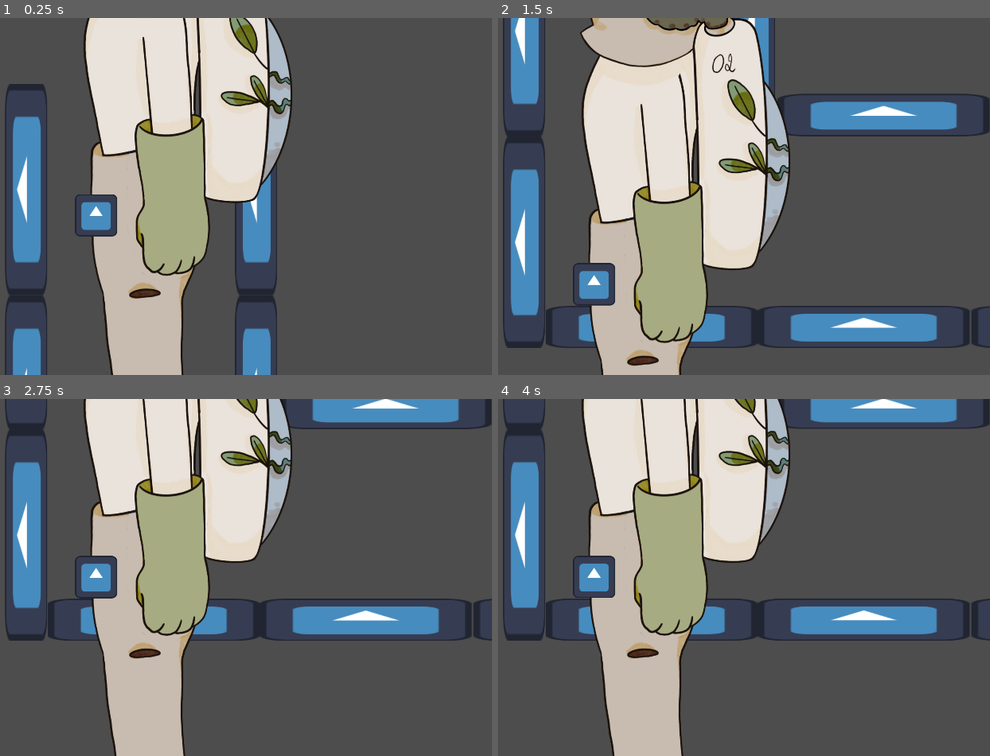
Above: before the commit, frames 1-4 (two rows, left to right).
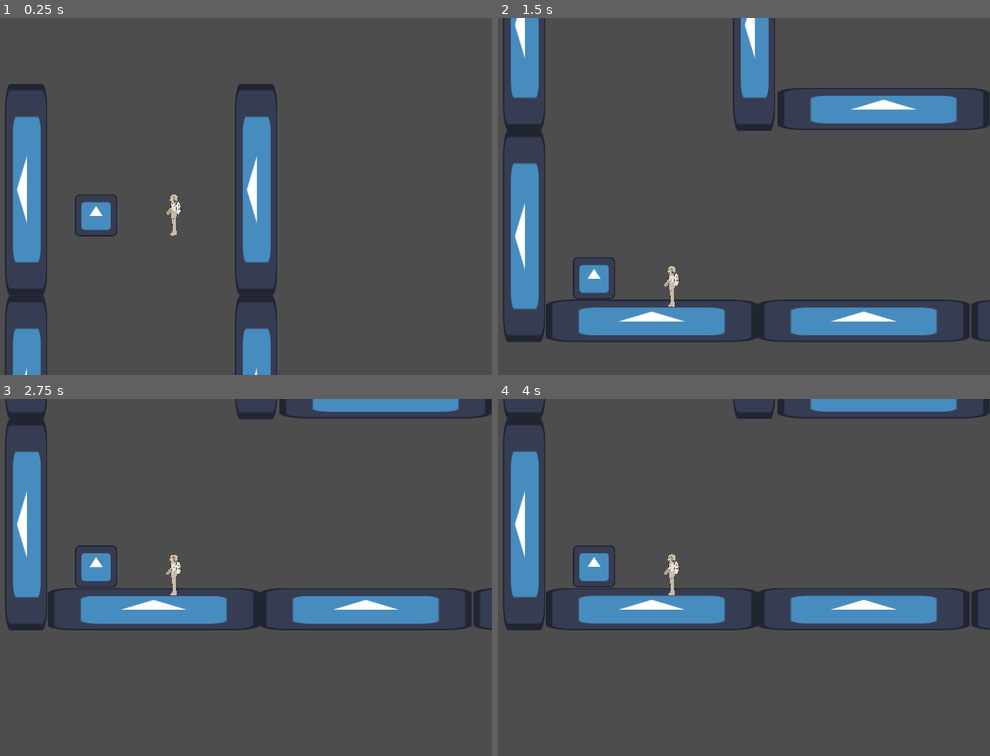
Above: after the commit, the same moments.

Repository: SPsEGS/GameJamLeMeilleurJeu
Game: Godot game, scene res://Scenes/Levels/TestScene.tscn
Two runs of this game, one before a commit and one after it. Both use one fixed random seed, a clock stepped at 60 frames per second and the inputs below. The engine's default icon, where the game draws it, is replaced by a stand-in: a white triangle on a blue panel in a dark square.
Inputs:
- Up to frame 1 (0.25 s): no input
- Up to frame 2 (1.5 s): tap Keypad 0 (p1_interact) at 0.6, 1.35 s
- Up to frame 3 (2.75 s): tap Keypad 0 (p1_interact) at 2.1 s
- Up to frame 4 (4 s): tap Keypad 0 (p1_interact) at 2.85, 3.6 s; tap Enter at 3.5 s

The runs differ from the first frame. In frame 1, 28% of the frame differs, in the area x 16-60%, y 0-100%; in frame 2, 38%, in the area x 1-100%, y 0-100%; in frame 3, 34%; in frame 4, 34%.

Commit message:
better human

Diff:
--- a/Scenes/Human.tscn
+++ b/Scenes/Human.tscn
@@ -77,10 +77,12 @@
 script = ExtResource("2_oufih")
 
 [node name="Sprite2D" parent="." index="0"]
-texture = ExtResource("3_bwvnc")
+scale = Vector2(0.05, 0.05)
+texture = ExtResource("8_vwamf")
 
 [node name="CollisionShape2D" parent="." index="1"]
 position = Vector2(0, -1.5)
+scale = Vector2(1, 0.5)
 
 [node name="AnimationPlayer" type="AnimationPlayer" parent="." index="3"]
 root_node = NodePath("../Sprite2D")
